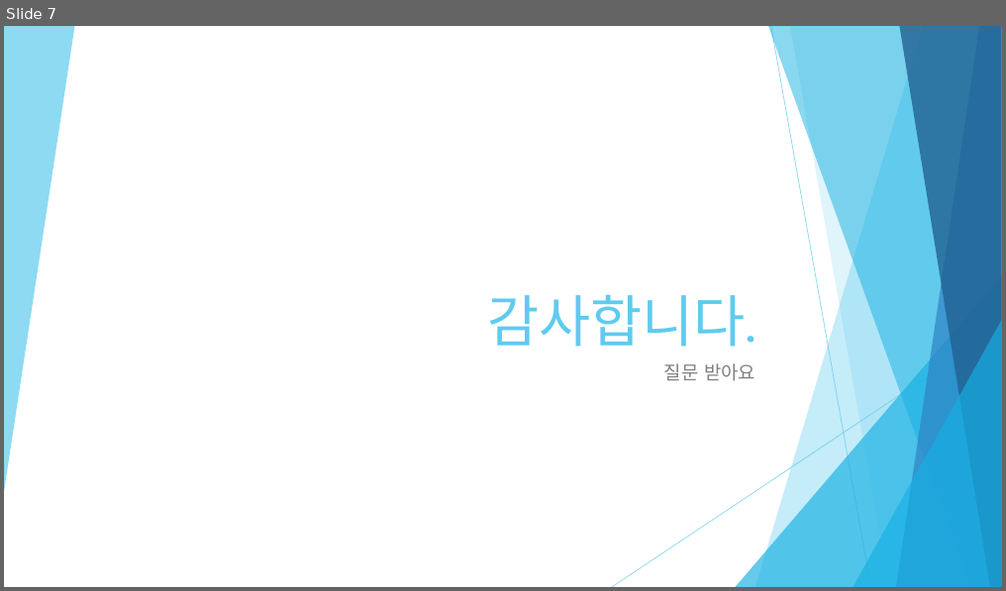
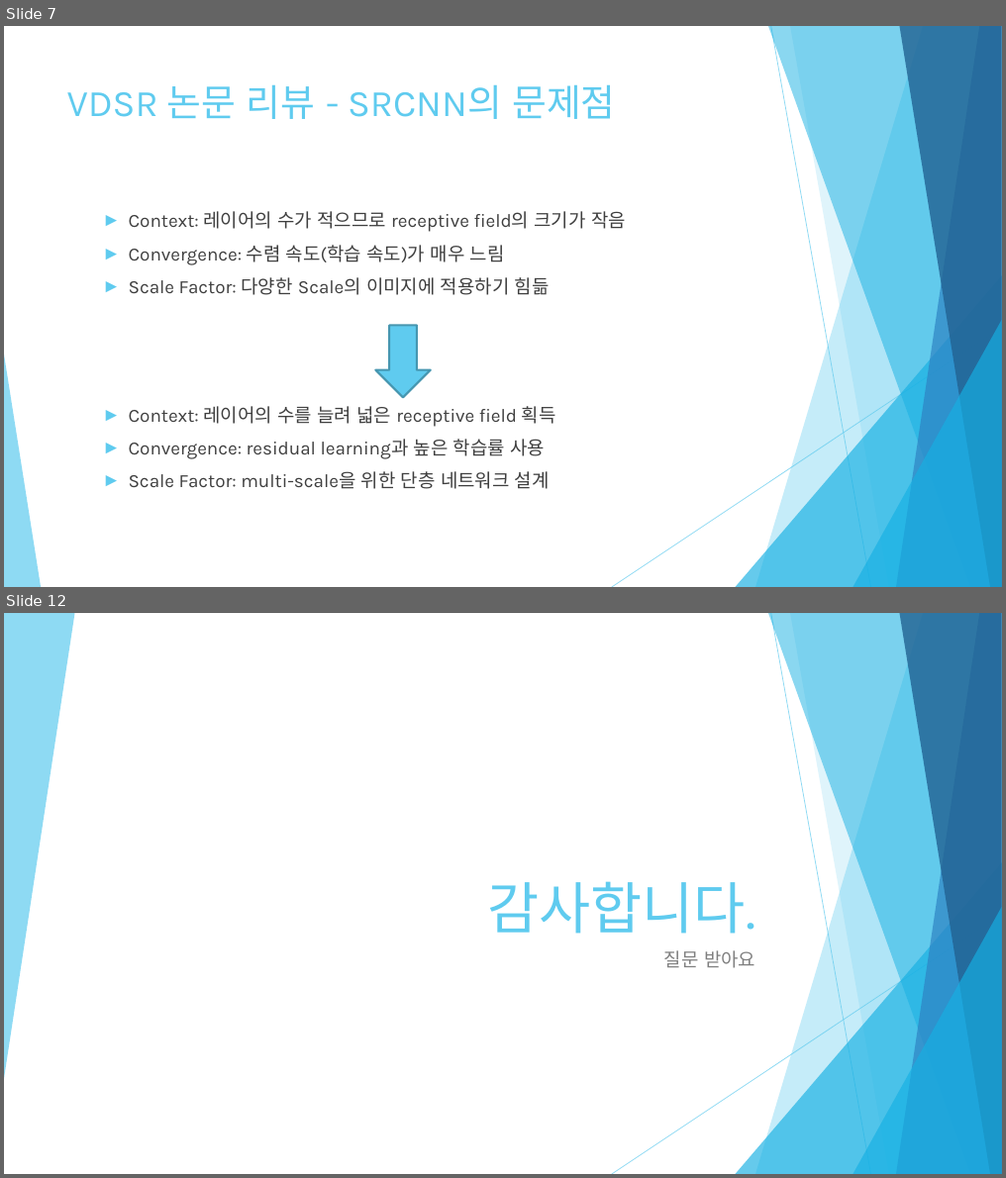
Before and after one commit to Refstop/Digital_Image_Process, a slide deck: term_project/report/DIP_Term_Project.pptx. Shown one above the other, each under a label of ours: slide 7 before the commit, slides 7 and 12 after it; the slides between them are not shown. The pictures are 1006x591 and 1006x1178 pixels, drawn with LibreOffice and Linux fonts; fonts in the diff are those of the drawing. Boxes give left, top, right and bottom in pixels: in the first picture for what was removed or moved away, otherwise in the second. Text is boxed around its words. In the diff, an @@ line names an element or a change of style, - is before the commit and + after.

```diff
--- a/term_project/report/DIP_Term_Project.pptx
+++ b/term_project/report/DIP_Term_Project.pptx
@@ slide 7 added at (4,26,1002,587), background #FFFFFF; not listed: 9 template elements that a slide beside it also shows @@
@@ title added at (67,85,615,119), 36 pt, text #5FCBEF @@
+VDSR 논문 리뷰 - SRCNN의 문제점
@@ text added at (129,211,626,295), 18 pt, text #3F3F3F @@
+► Context: 레이어의 수가 적으므로 receptive field의 크기가 작음
+► Convergence: 수렴 속도(학습 속도)가 매우 느림
+► Scale Factor: 다양한 Scale의 이미지에 적용하기 힘듦
@@ down arrow added at (376,325,431,398), fill #5FCBEF, outline #4696B1 2 pt @@
@@ triangle added at (4,355,41,587), fill #5FCBEF at 70% opacity @@
@@ text added at (129,406,556,489), 18 pt, text #3F3F3F @@
+► Context: 레이어의 수를 늘려 넓은 receptive field 획득
+► Convergence: residual learning과 높은 학습률 사용
+► Scale Factor: multi-scale을 위한 단층 네트워크 설계
@@ what was slide 7 is now slide 12 @@
```
Also in this commit, not shown: 2 slides changed, 8 other slides added, 4 slides removed, 19 other files.
